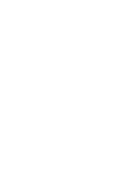
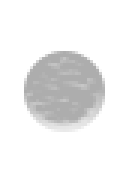
Layers edited between the first and the second 129px x 180px image:
"Layer 2": opacity 100% → 32% over 24, 51, 105, 132
